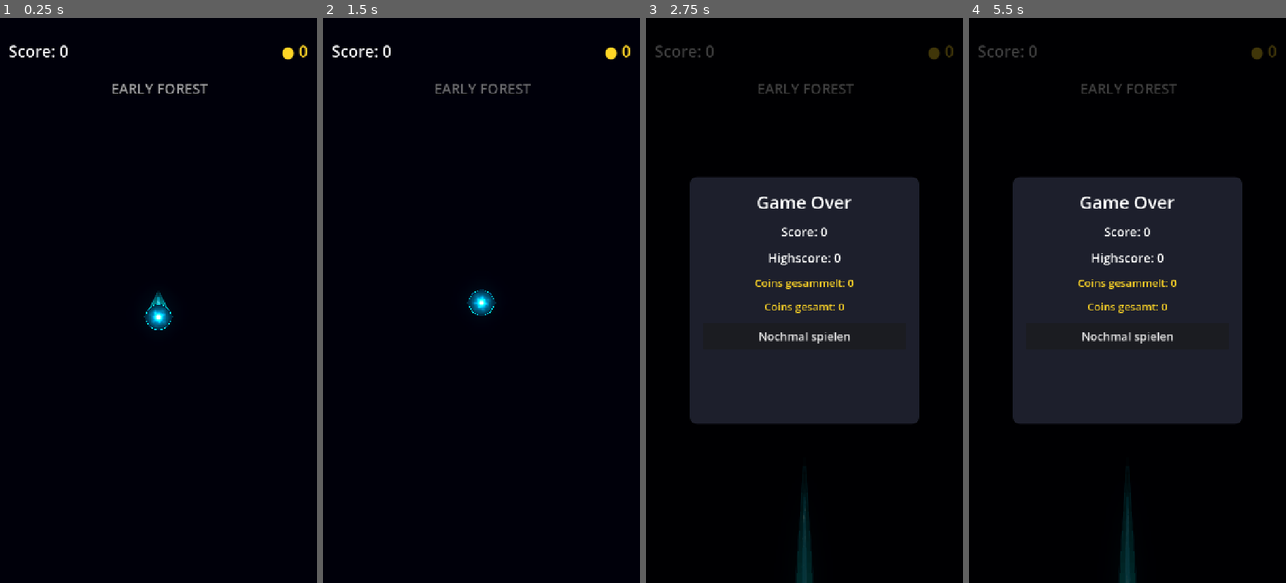
Above: before the commit, frames 1-4 (left to right).
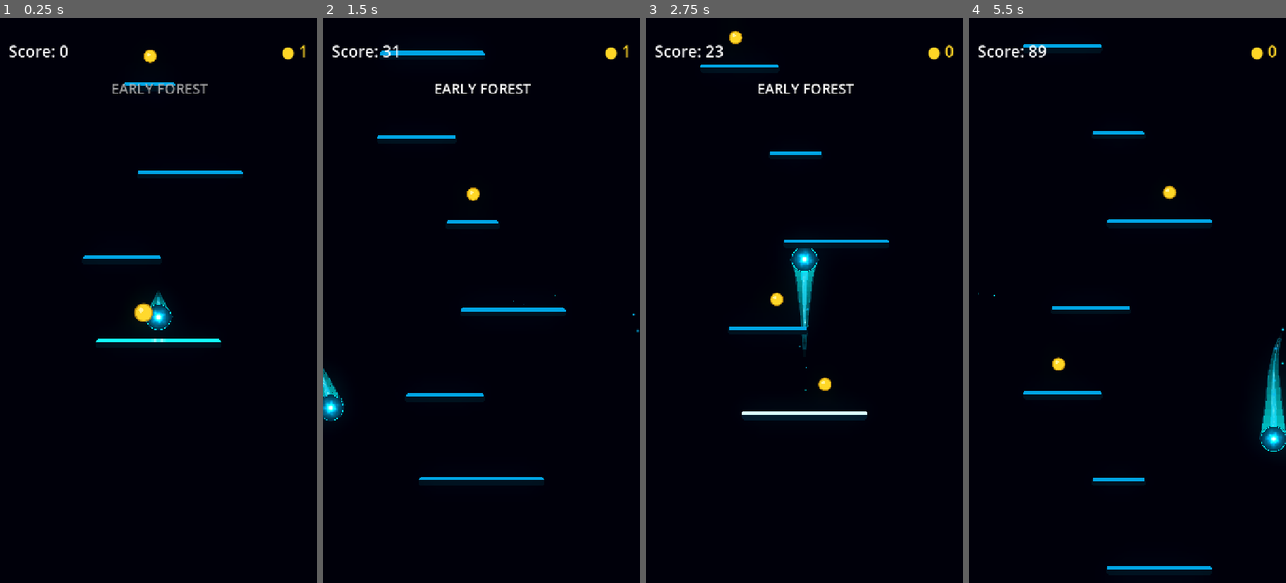
Above: after the commit, the same moments.

Repository: Kryodo/TowerJump
Game: Godot game, scene res://scenes/main.tscn
Same seed, same stepped clock (60 frames per second), same inputs: the game is played once before the commit and once after it.
Inputs (mouse positions are in pixels of both pictures, inside the frame that each line leads up to):
- Up to frame 1 (0.25 s): no input
- Up to frame 2 (1.5 s): move the mouse to (551, 272) at 0.52 s; hold Right (ui_right) 0.53-1.25 s; click (551, 272) at 0.67 s; click (481, 334) at 1.25 s, where only the run before the commit has a clickable "Nochmal spielen"
- Up to frame 3 (2.75 s): click (804, 362) at 2 s, where only the run after the commit has a clickable "Nochmal spielen"
- Up to frame 4 (5.5 s): click (1127, 334) at 2.75 s, where only the run before the commit has a clickable "Nochmal spielen"; drag from (1064, 328) to (1111, 413) at 3.52 s; move the mouse to (1159, 176) at 4.27 s; hold Left (ui_left) 4.28-5 s; drag from (1111, 413) to (1032, 215) at 5.02 s

The runs differ from the first frame. In frame 1, 1.0% of the frame differs, in the area x 26-98%, y 4-58%; in frame 2, 2.2%; in frame 3, 33%; in frame 4, 35%, in the area x 2-100%, y 4-100%.
Error before the commit: Parse Error: Identifier "_landing_energy" not declared in the current scope. (res://scripts/platform.gd:255)

Commit message:
Fix stale landing feedback leftovers

Diff:
--- a/scripts/platform.gd
+++ b/scripts/platform.gd
@@ -153,7 +153,7 @@
 
 	return 1.0
 
-func _play_landing_pulse(landing_world_x: float) -> void:
+func _play_landing_pulse(_landing_world_x: float) -> void:
 	_neon_edge.set_instance_shader_parameter("landing_confirm", 1.0)
 
 	_visual.set_instance_shader_parameter(
@@ -251,9 +251,6 @@
 					charge = 1.0 - clampf(dy / approach_range, 0.0, 1.0)
 					charge = smoothstep(0.0, 1.0, charge)
 
-	if charge <= 0.001:
-		_landing_energy.set_instance_shader_parameter("landing_energy", 0.0)
-
 	_neon_edge.set_instance_shader_parameter("approach_charge", charge)
 	_neon_edge.set_instance_shader_parameter("approach_target_x", target_ratio)
 
